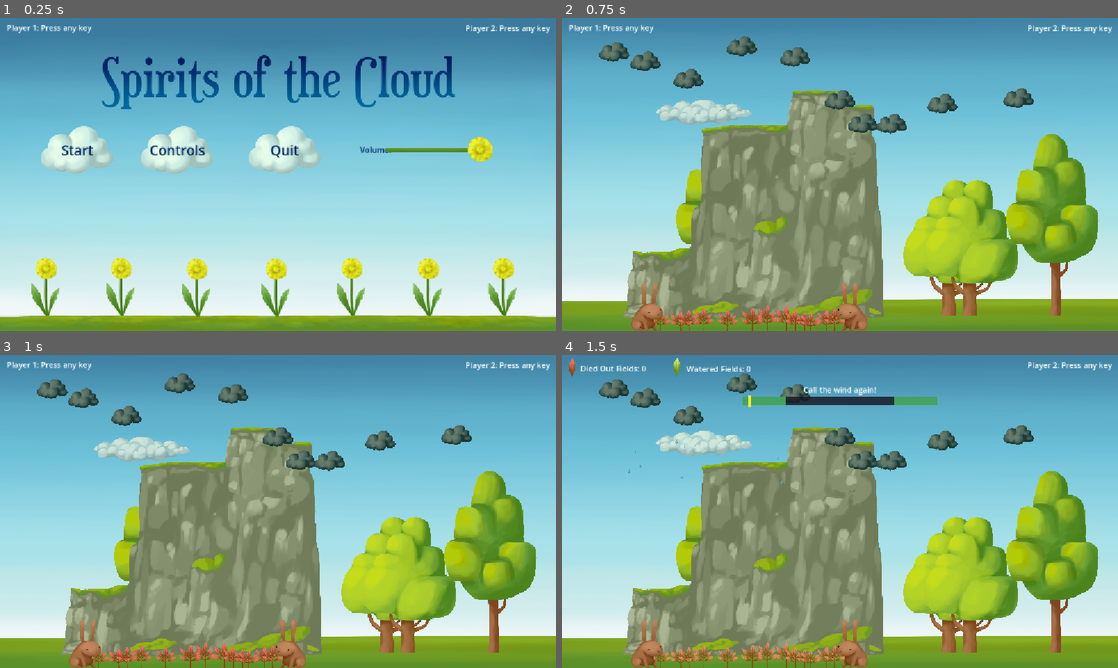
Above: before the commit, frames 1-4 (two rows, left to right).
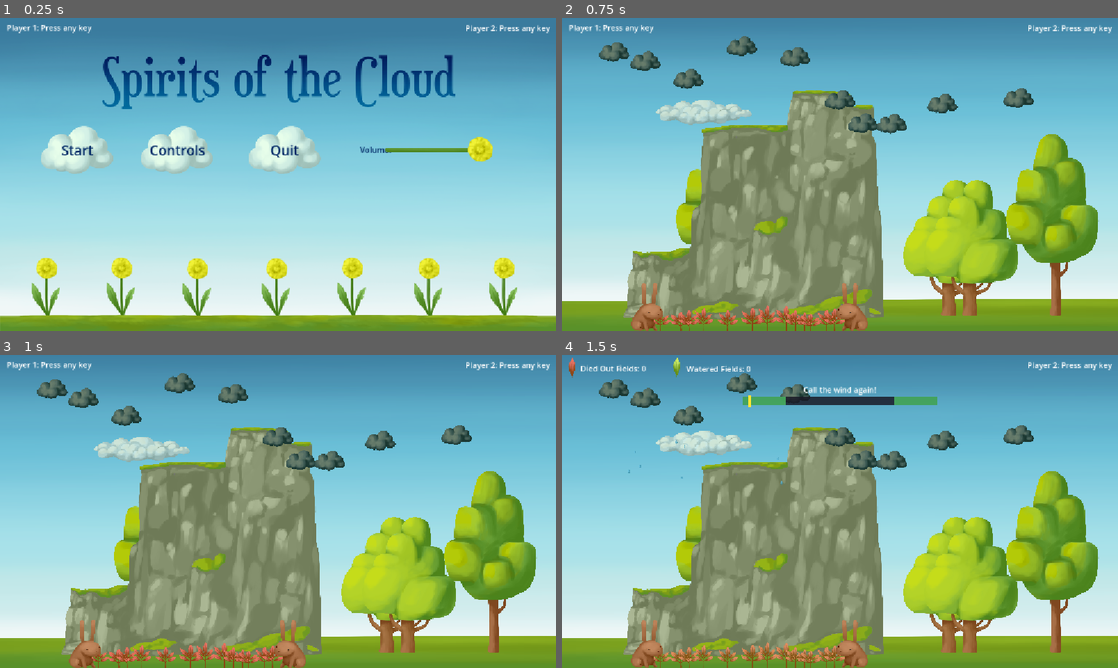
Above: after the commit, the same moments.

Repository: savenger/spirits-of-the-cloud
Game: Godot game, scene res://main.tscn
Same seed, same stepped clock (60 frames per second), same inputs: the game is played once before the commit and once after it. The engine's default icon, where the game draws it, is replaced by a stand-in: a white triangle on a blue panel in a dark square.
Inputs:
- Up to frame 1 (0.25 s): no input
- Up to frame 2 (0.75 s): click "Start" at 0.5 s
- Up to frame 3 (1 s): no input
- Up to frame 4 (1.5 s): tap Enter at 1.25 s; hold D (move_right) from 1.28 s (still down); hold Q (call_wind) from 1.28 s (still down)

The runs differ from the first frame. In frame 1, 2.5% of the frame differs, in the area x 0-100%, y 11-96%; in frame 2, nothing differs; in frame 3, nothing differs; in frame 4, nothing differs.

Commit message:
adding controls screen and game over screen

Diff:
--- a/Menu/mainmenu.tscn
+++ b/Menu/mainmenu.tscn
@@ -2,9 +2,10 @@
 
 [ext_resource type="Script" uid="uid://mkravfrlsrwe" path="res://Menu/mainmenu.gd" id="1_ht6lu"]
 [ext_resource type="Texture2D" uid="uid://btjj8q66ba38q" path="res://Assets/Splash screen menu.png" id="2_c6gbj"]
-[ext_resource type="Texture2D" uid="uid://4ogd1am32iys" path="res://icon.svg" id="2_n03x5"]
 [ext_resource type="Theme" uid="uid://cgavtb7nex7dp" path="res://default_theme.tres" id="3_m0p0e"]
 [ext_resource type="Texture2D" uid="uid://bpimhdppjgx83" path="res://Assets/Volume bar.png" id="4_xtlvs"]
+[ext_resource type="Texture2D" uid="uid://cm7i7c12ty0tj" path="res://Assets/Controls screen.png" id="5_xtlvs"]
+[ext_resource type="Texture2D" uid="uid://clyayiyruy8pv" path="res://Assets/Game over.png" id="6_fq3u5"]
 
 [node name="Mainmenu" type="Control" unique_id=216117690]
 process_mode = 3
@@ -22,7 +23,7 @@
 offset_bottom = 40.0
 
 [node name="Sprite2D" type="Sprite2D" parent="MenuContainer" unique_id=1867769366]
-position = Vector2(575.5, 325)
+position = Vector2(576.5, 324)
 texture = ExtResource("2_c6gbj")
 
 [node name="btnStart" type="Button" parent="MenuContainer" unique_id=408462333]
@@ -94,16 +95,16 @@
 
 [node name="Sprite2D" type="Sprite2D" parent="ControlsContainer" unique_id=1805295842]
 position = Vector2(576, 324)
-scale = Vector2(9, 5.0625)
-texture = ExtResource("2_n03x5")
+texture = ExtResource("5_xtlvs")
 
 [node name="btnCloseControls" type="Button" parent="ControlsContainer" unique_id=1640422700]
 layout_mode = 0
-offset_left = 410.0
-offset_top = 497.0
-offset_right = 460.0
-offset_bottom = 528.0
-theme = ExtResource("3_m0p0e")
+offset_left = 984.0
+offset_top = 529.0
+offset_right = 1134.0
+offset_bottom = 629.0
+theme = ExtResource("3_m0p0e")
+theme_override_font_sizes/font_size = 30
 text = "Close"
 
 [node name="GameOverContainer" type="Control" parent="." unique_id=1523250738]
@@ -113,24 +114,38 @@
 offset_bottom = 40.0
 
 [node name="Sprite2D" type="Sprite2D" parent="GameOverContainer" unique_id=367616026]
+position = Vector2(576, 324)
+texture = ExtResource("6_fq3u5")
 
 [node name="btnStart" type="Button" parent="GameOverContainer" unique_id=1216093943]
 layout_mode = 0
-offset_left = 255.0
-offset_top = 497.0
-offset_right = 301.0
-offset_bottom = 528.0
-theme = ExtResource("3_m0p0e")
-text = "Start"
+offset_left = 365.0
+offset_top = 370.0
+offset_right = 515.0
+offset_bottom = 470.0
+theme = ExtResource("3_m0p0e")
+theme_override_font_sizes/font_size = 30
+text = "Retry"
 
 [node name="btnQuit" type="Button" parent="GameOverContainer" unique_id=989643917]
 layout_mode = 0
-offset_left = 411.0
-offset_top = 497.0
-offset_right = 457.0
-offset_bottom = 528.0
-theme = ExtResource("3_m0p0e")
+offset_left = 618.0
+offset_top = 370.0
+offset_right = 768.0
+offset_bottom = 470.0
+theme = ExtResource("3_m0p0e")
+theme_override_font_sizes/font_size = 30
 text = "Quit"
+
+[node name="Label" type="Label" parent="GameOverContainer" unique_id=713789513]
+layout_mode = 0
+offset_left = 453.0
+offset_top = 222.0
+offset_right = 682.0
+offset_bottom = 295.0
+theme_override_colors/font_color = Color(0, 0.15294118, 0.39607844, 1)
+theme_override_font_sizes/font_size = 60
+text = "Game Over"
 
 [node name="PauseContainer" type="Control" parent="." unique_id=1411159139]
 visible = false
--- a/global.gd
+++ b/global.gd
@@ -32,7 +32,7 @@
 const VIEW_WIDTH = 5760
 const VIEW_HEIGHT = 3240
 
-const FIELDS_LOST_MAX = 1
+const FIELDS_LOST_MAX = 3
 
 func fade_in_or_out(audio_stream_player: AudioStreamPlayer2D, duration: float = 1.0, start_db: float = -80.0, target_db: float = 0.0) -> void:
 	# Optional: Start muted or quiet before playing
Binary file added: Assets/Controls screen.png
Not shown, added: Assets/Controls screen.png.import
Binary file added: Assets/Game over.png
Not shown, added: Assets/Game over.png.import
